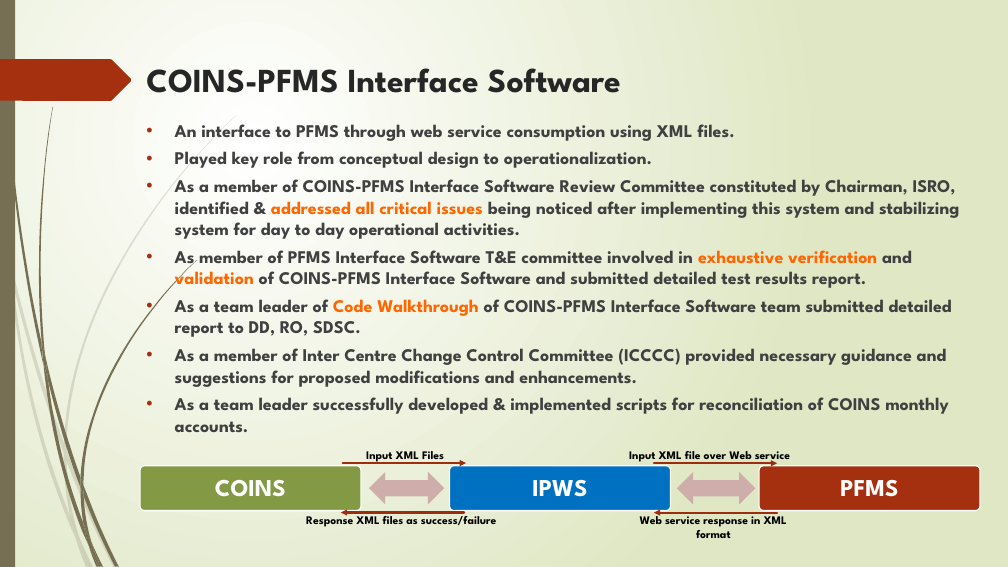
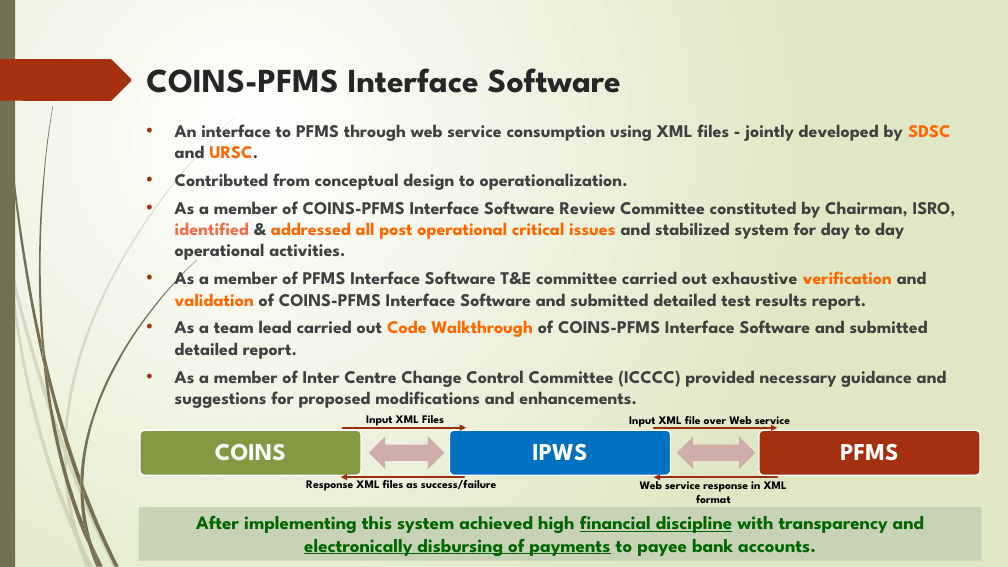
Before and after one commit to NavdeepGarg/DPC_Repo, a slide deck: slide 5 of handOutSources/PSNath SE to SF Profile.pptx (slide 4 before the commit). Drawn at 1008x567 pixels with LibreOffice and Linux fonts; fonts in the diff are those of the drawing. Boxes give left, top, right and bottom in pixels: in the first picture for what was removed or moved away, otherwise in the second. Text is boxed around its words. In the diff, an @@ line names an element or a change of style, - is before the commit and + after.

```diff
--- a/handOutSources/PSNath SE to SF Profile.pptx
+++ b/handOutSources/PSNath SE to SF Profile.pptx
@@ text at (x1=175, y1=124, x2=956, y2=359): text changed @@
-• An interface to PFMS through web service consumption using XML files.
-• Played key role from conceptual design to operationalization.
-• As a member of COINS-PFMS Interface Software Review Committee constituted by Chairman, ISRO, identified & addressed all critical issues being noticed after implementing this system and stabilizing system for day to day operational activities.
-• As member of PFMS Interface Software T&E committee involved in exhaustive verification and validation of COINS-PFMS Interface Software and submitted detailed test results report.
-• As a team leader of Code Walkthrough of COINS-PFMS Interface Software team submitted detailed report to DD, RO, SDSC.
+• An interface to PFMS through web service consumption using XML files - jointly developed by SDSC and URSC.
+• Contributed from conceptual design to operationalization.
+• As a member of COINS-PFMS Interface Software Review Committee constituted by Chairman, ISRO, identified & addressed all post operational critical issues and stabilized system for day to day operational activities.
+• As a member of PFMS Interface Software T&E committee carried out exhaustive verification and validation of COINS-PFMS Interface Software and submitted detailed test results report.
+• As a team lead carried out Code Walkthrough of COINS-PFMS Interface Software and submitted detailed report.
@@ text at (x1=175, y1=397, x2=948, y2=432): paragraph removed @@
-• As a team leader successfully developed & implemented scripts for reconciliation of COINS monthly accounts.
@@ 7 texts, 4 arrows, 3 rounded rectangles, 2 left right arrows moved together from (x1=140, y1=451, x2=980, y2=538) to (x1=140, y1=415, x2=980, y2=503) @@
@@ rectangle added at (x1=139, y1=507, x2=982, y2=561), fill #C7D2B7, 18 pt, text #006600, bold @@
+After implementing this system achieved high financial discipline with transparency and electronically disbursing of payments to payee bank accounts.
```
Also in this commit, not shown: 6 other slides changed, 1 slide added, 1 other file.
